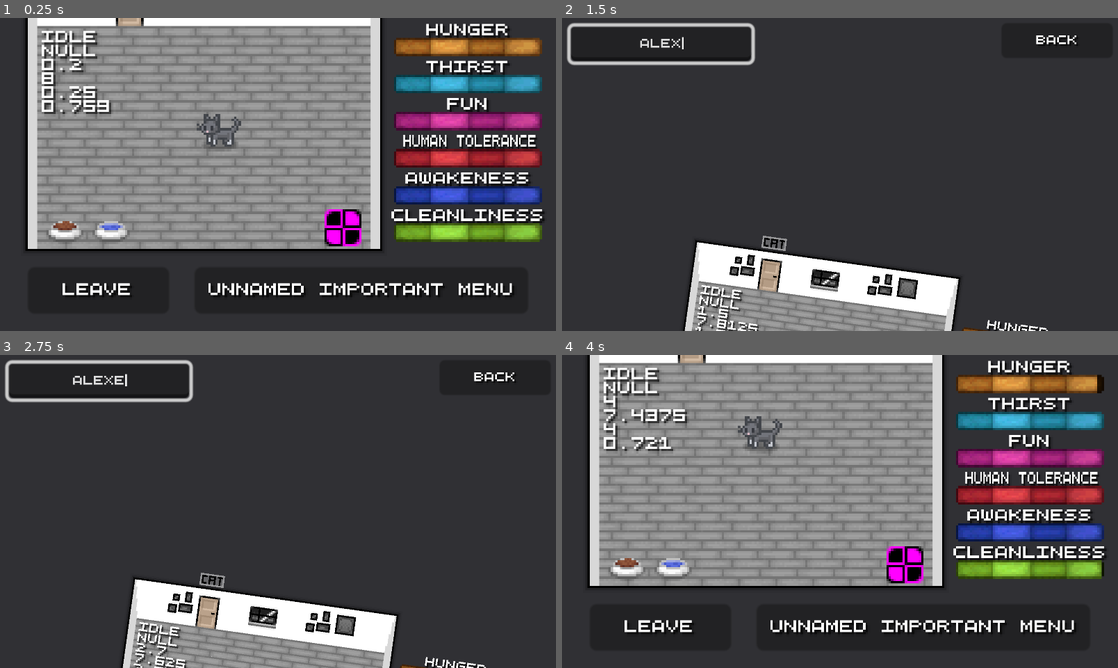
Above: before the commit, frames 1-4 (two rows, left to right).
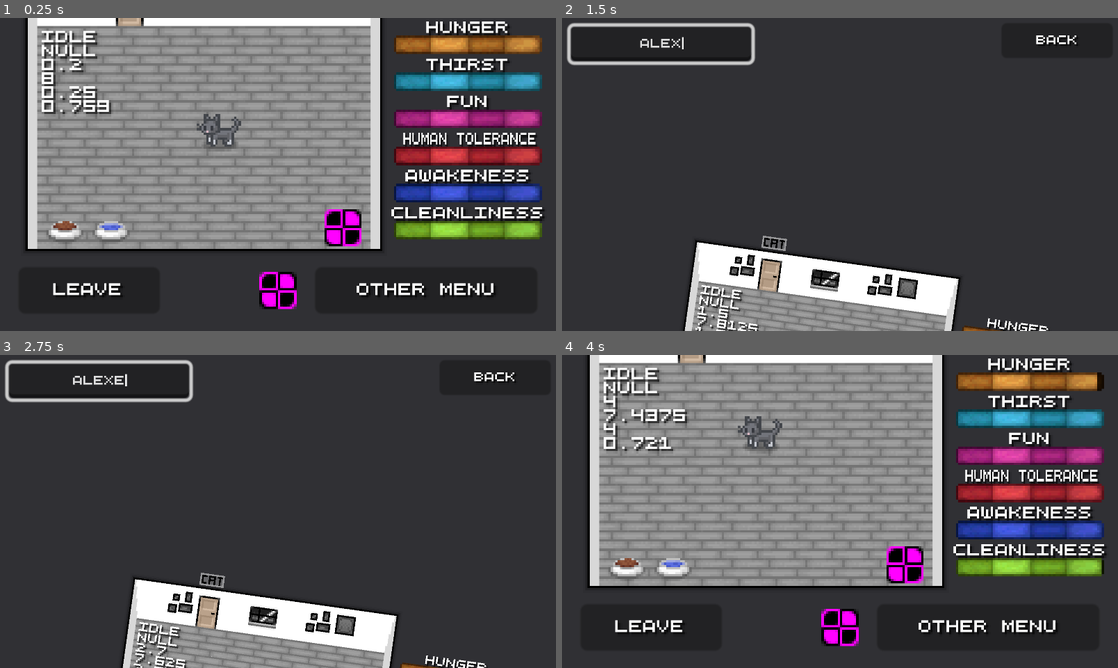
Above: after the commit, the same moments.

Repository: Theooolone/m-game
Game: Godot game, scene res://scenes/catsim/cat_sim.tscn
Two runs of this game, one before a commit and one after it. Both use one fixed random seed, a clock stepped at 60 frames per second and the inputs below. This scene is started directly instead of the project's main scene.
Inputs (mouse positions are in pixels of both pictures, inside the frame that each line leads up to):
- Up to frame 1 (0.25 s): no input
- Up to frame 2 (1.5 s): click "Unnamed Important Menu" (after the commit: "Other Menu") at 0.5 s; click (662, 39) at 1.27 s; type "Alex" at 1.35 s
- Up to frame 3 (2.75 s): hold Right (right) from 2.03 s (still down); tap E (interact) at 2.1 s
- Up to frame 4 (4 s): release Right (right) at 2.75 s; click "Back" at 2.75 s; hold S (down) from 3.53 s (still down); tap C (show_controls) at 3.6 s

The runs differ from the first frame. In frame 1, 10% of the frame differs, in the area x 9-98%, y 1-94%; in frame 2, 0.2%; in frame 3, 0.2%; in frame 4, 10%.

Commit message:
Moved UI slightly

Diff:
--- a/scenes/catsim/cat_sim.tscn
+++ b/scenes/catsim/cat_sim.tscn
@@ -13,6 +13,7 @@
 [ext_resource type="LabelSettings" uid="uid://dguaiif1dpkwk" path="res://resources/5px.tres" id="10_qs8rk"]
 [ext_resource type="FontFile" uid="uid://d0bw2pjoup6pc" path="res://assets/fonts/5px.ttf" id="13_breyg"]
 [ext_resource type="PackedScene" uid="uid://bkriai8twr63d" path="res://scenes/catsim/cat.tscn" id="13_yrtix"]
+[ext_resource type="Texture2D" uid="uid://dr327yyh30yl7" path="res://assets/textures/missing.png" id="14_of604"]
 
 [sub_resource type="ShaderMaterial" id="ShaderMaterial_8seon"]
 shader = ExtResource("5_8pllu")
@@ -198,29 +199,29 @@
 [node name="Hunger" parent="." instance=ExtResource("4_kofum")]
 material = SubResource("ShaderMaterial_8seon")
 offset_left = 50.0
-offset_top = -59.0
-offset_right = 114.0
-offset_bottom = -51.0
+offset_top = -60.0
+offset_right = 114.0
+offset_bottom = -52.0
 
 [node name="Thirst" parent="." instance=ExtResource("4_kofum")]
 material = SubResource("ShaderMaterial_k78kn")
 offset_left = 50.0
-offset_top = -43.0
-offset_right = 114.0
-offset_bottom = -35.0
+offset_top = -44.0
+offset_right = 114.0
+offset_bottom = -36.0
 
 [node name="Fun" parent="." instance=ExtResource("4_kofum")]
 material = SubResource("ShaderMaterial_i57ft")
 offset_left = 50.0
-offset_top = -27.0
-offset_right = 114.0
-offset_bottom = -19.0
+offset_top = -28.0
+offset_right = 114.0
+offset_bottom = -20.0
 
 [node name="Human Tolerance" parent="." instance=ExtResource("4_kofum")]
 offset_left = 50.0
-offset_top = -11.0
-offset_right = 114.0
-offset_bottom = -3.0
+offset_top = -12.0
+offset_right = 114.0
+offset_bottom = -4.0
 
 [node name="Label" parent="Human Tolerance" index="0"]
 offset_left = -8.0
@@ -230,16 +231,16 @@
 [node name="Awakeness" parent="." instance=ExtResource("4_kofum")]
 material = SubResource("ShaderMaterial_3ssys")
 offset_left = 50.0
-offset_top = 5.0
-offset_right = 114.0
-offset_bottom = 13.0
+offset_top = 4.0
+offset_right = 114.0
+offset_bottom = 12.0
 
 [node name="Cleanliness" parent="." instance=ExtResource("4_kofum")]
 material = SubResource("ShaderMaterial_cedye")
 offset_left = 50.0
-offset_top = 21.0
-offset_right = 114.0
-offset_bottom = 29.0
+offset_top = 20.0
+offset_right = 114.0
+offset_bottom = 28.0
 
 [node name="MinIdleRange" type="Marker2D" parent="."]
 position = Vector2(-86, -39)
@@ -263,9 +264,9 @@
 label_settings = ExtResource("10_qs8rk")
 
 [node name="LeaveButton" type="Button" parent="."]
-offset_left = -108.0
+offset_left = -112.0
 offset_top = 40.0
-offset_right = -47.0
+offset_right = -51.0
 offset_bottom = 60.0
 
 [node name="Label" type="Label" parent="LeaveButton"]
@@ -282,9 +283,9 @@
 metadata/_edit_lock_ = true
 
 [node name="OtherMenuButton" type="Button" parent="."]
-offset_left = -36.0
+offset_left = 16.0
 offset_top = 40.0
-offset_right = 108.0
+offset_right = 112.0
 offset_bottom = 60.0
 
 [node name="Label" type="Label" parent="OtherMenuButton"]
@@ -294,7 +295,7 @@
 anchor_bottom = 1.0
 grow_horizontal = 2
 grow_vertical = 2
-text = "Unnamed Important Menu"
+text = "Other Menu"
 label_settings = ExtResource("10_qs8rk")
 horizontal_alignment = 1
 vertical_alignment = 1
@@ -345,6 +346,10 @@
 "": SubResource("AnimationLibrary_ks0lk")
 }
 
+[node name="ShowerHead" type="Sprite2D" parent="."]
+position = Vector2(0, 50)
+texture = ExtResource("14_of604")
+
 [connection signal="timeout" from="StatTickTimer" to="." method="_on_stat_tick_timer_timeout"]
 [connection signal="timeout" from="CatIdleWalkTimer" to="." method="_on_cat_idle_walk_timeout"]
 [connection signal="timeout" from="MeowTimer" to="." method="_on_meow_timer_timeout"]
Not shown: 1 places in scenes/catsim/cat_sim.tscn that only renumber resources
